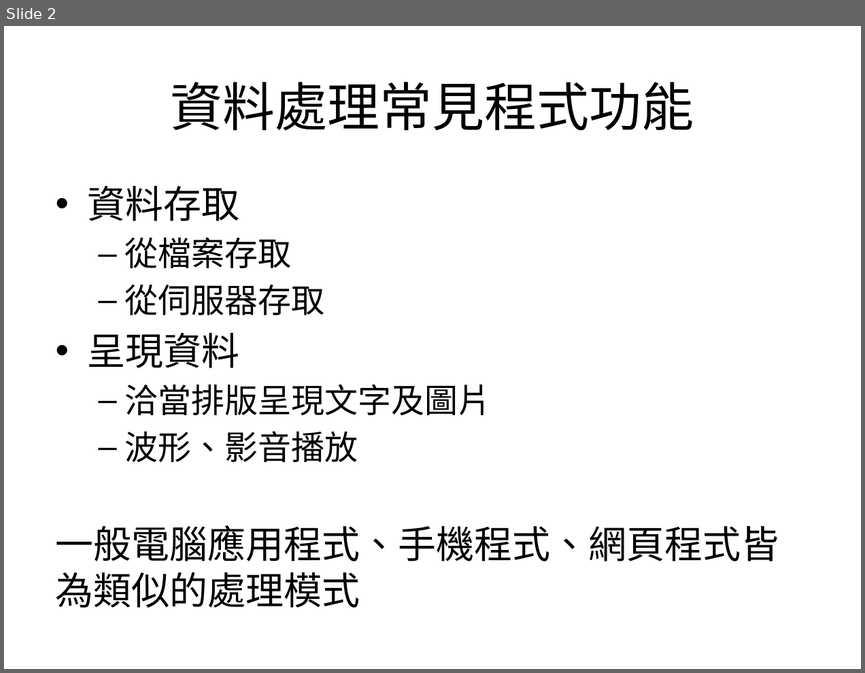
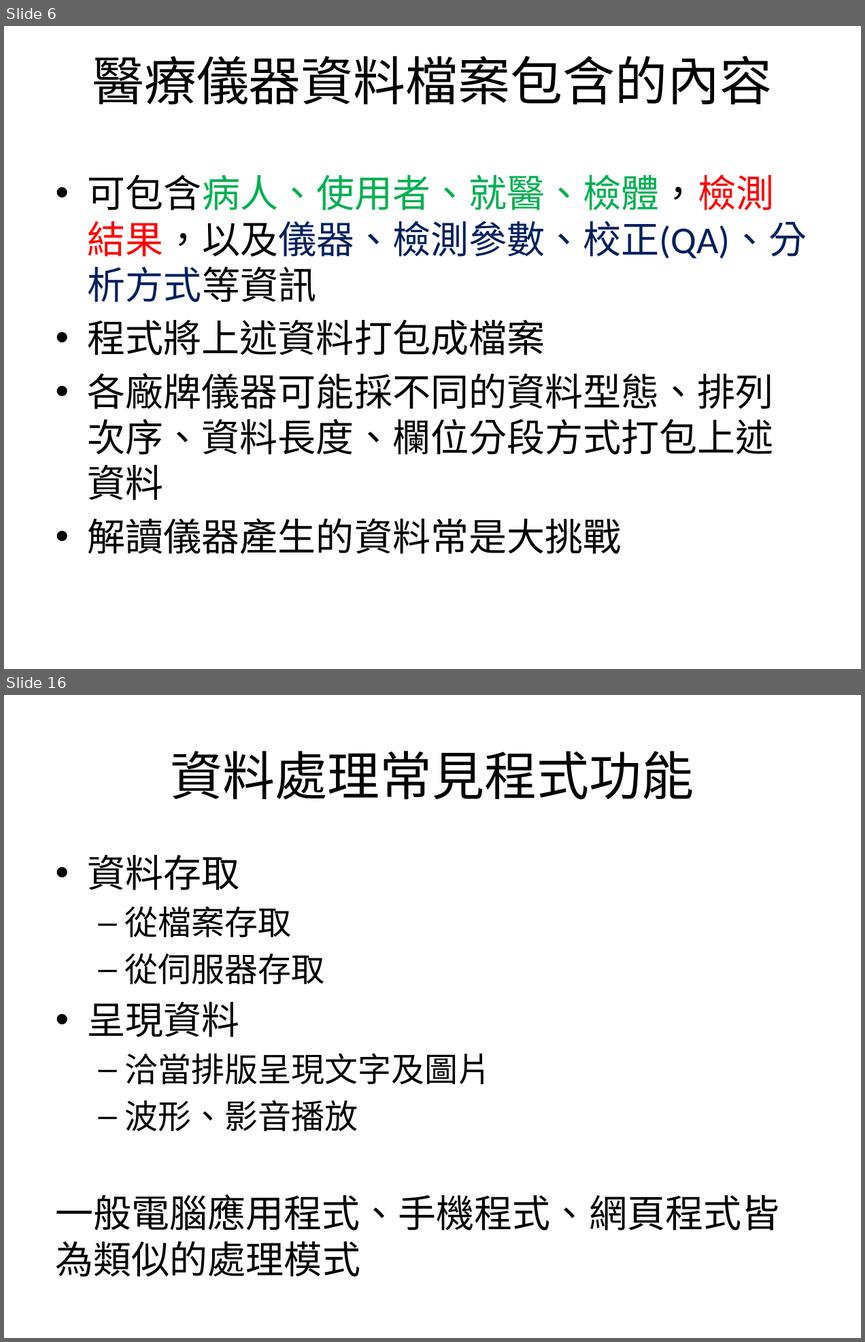
Before and after one commit to mos2718/MICexp, a slide deck: basicDataProcess/S3_DataIO_Process.pptx. Shown one above the other, each under a label of ours: slide 2 before the commit, slides 6 and 16 after it; the slides between them are not shown. The pictures are 865x673 and 865x1342 pixels, drawn with LibreOffice and Linux fonts; fonts in the diff are those of the drawing. Boxes give left, top, right and bottom in pixels: in the first picture for what was removed or moved away, otherwise in the second. Text is boxed around its words. In the diff, an @@ line names an element or a change of style, - is before the commit and + after.

```diff
--- a/basicDataProcess/S3_DataIO_Process.pptx
+++ b/basicDataProcess/S3_DataIO_Process.pptx
@@ slide 6 added at [4, 26, 861, 669], background #FFFFFF @@
@@ title added at [92, 56, 772, 105], 44 pt, text #000000 @@
+醫療儀器資料檔案包含的內容
@@ text added at [88, 174, 806, 554], 32 pt, text #000000 @@
+• 可包含病人、使用者、就醫、檢體，檢測結果，以及儀器、檢測參數、校正(QA)、分析方式等資訊
+• 程式將上述資料打包成檔案
+• 各廠牌儀器可能採不同的資料型態、排列次序、資料長度、欄位分段方式打包上述資料
+• 解讀儀器產生的資料常是大挑戰
@@ what was slide 2 is now slide 16 @@
```
Also in this commit, not shown: 1 slide changed, 13 other slides added, 2 other files.
